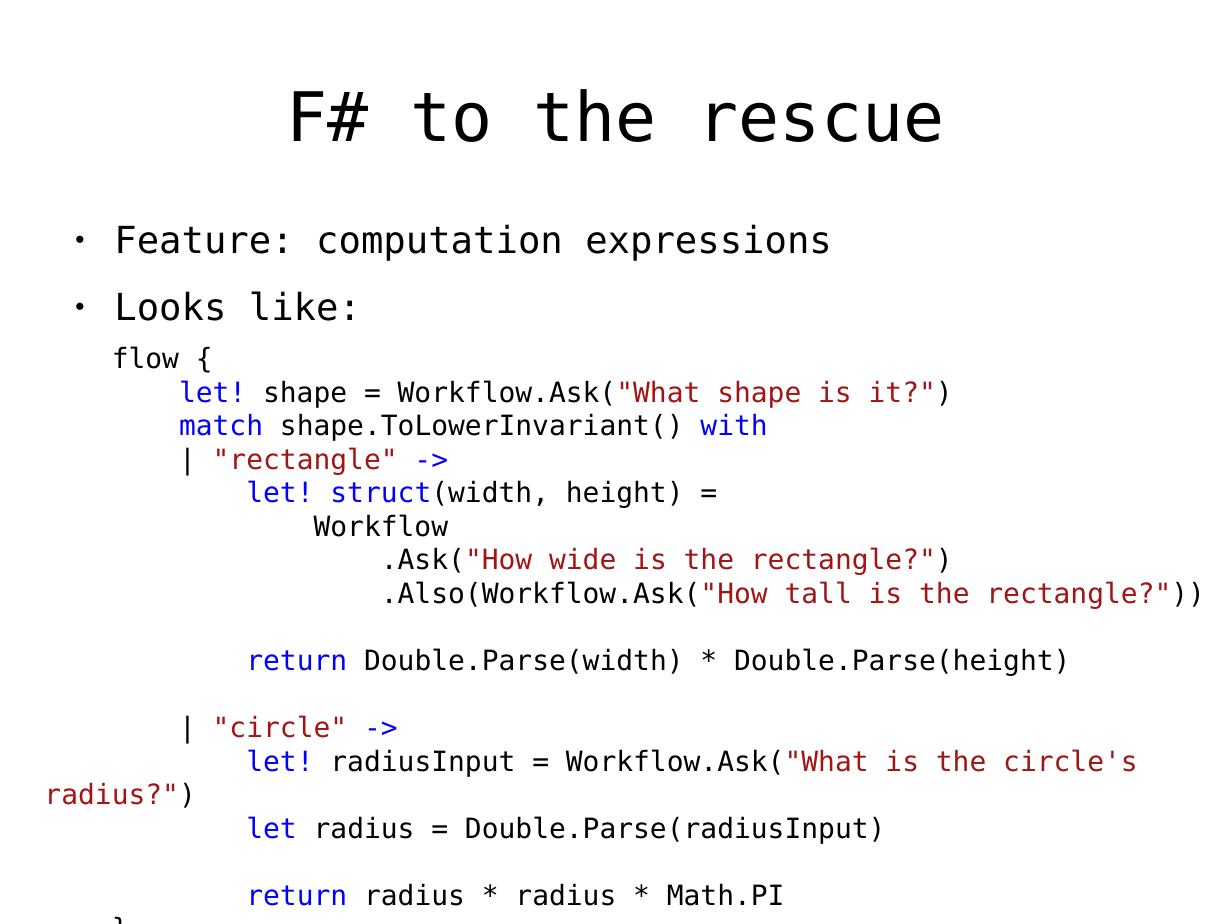
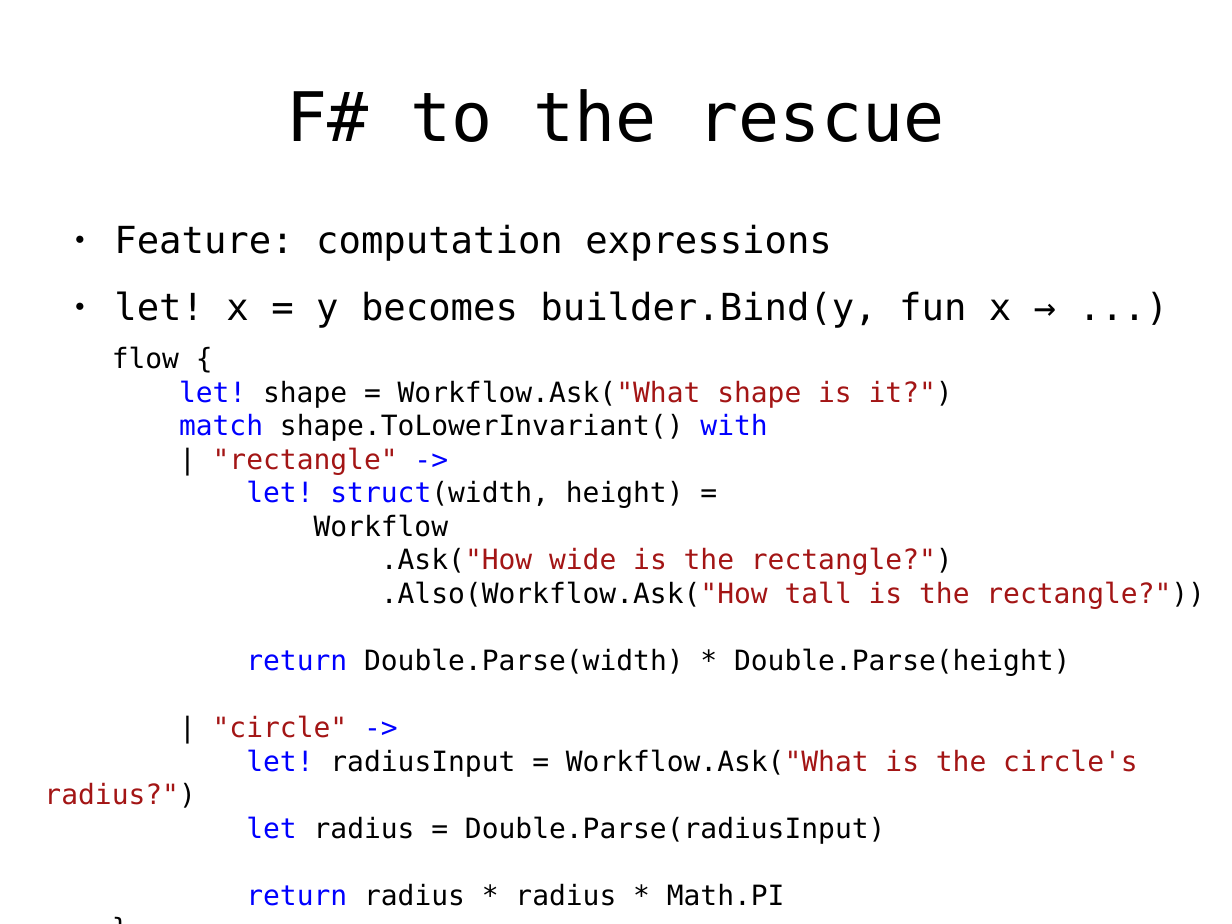
Before and after one commit to rspeele/FSharpTalk, a slide deck: slide 32 of fstalk.odp (slide 31 before the commit). Drawn at 1232x924 pixels with LibreOffice and Linux fonts; fonts in the diff are those of the drawing. Boxes give left, top, right and bottom in pixels: in the first picture for what was removed or moved away, otherwise in the second. Text is boxed around its words. In the diff, an @@ line names an element or a change of style, - is before the commit and + after.

```diff
--- a/fstalk.odp
+++ b/fstalk.odp
@@ text at box(114, 291, 1011, 328): text changed @@
-● Looks like:
+● let! x = y becomes builder.Bind(y, fun x → ...)
```
Also in this commit, not shown: 2 other slides changed, 5 slides added, 1 slide removed, 6 other files.
